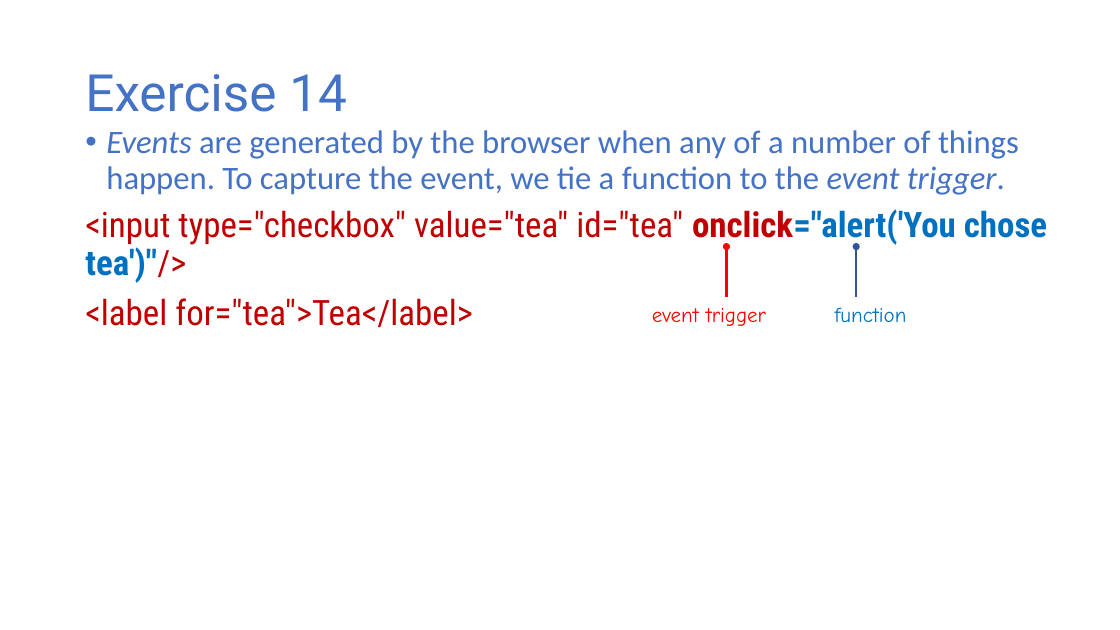
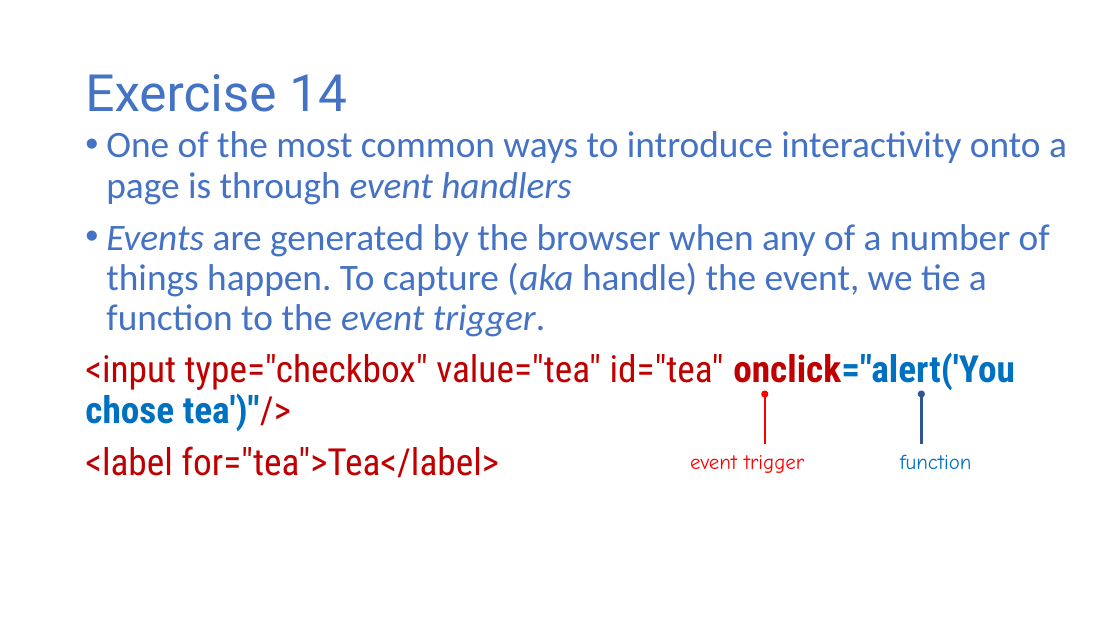
Before and after one commit to halbhelms/codingcareer, a slide deck: slide 34 of public/video-presentation/video-presentation.pptx (slide 25 before the commit). Drawn at 1120x630 pixels with LibreOffice and Linux fonts; fonts in the diff are those of the drawing. Boxes give left, top, right and bottom in pixels: in the first picture for what was removed or moved away, otherwise in the second. Text is boxed around its words. In the diff, an @@ line names an element or a change of style, - is before the commit and + after.

```diff
--- a/public/video-presentation/video-presentation.pptx
+++ b/public/video-presentation/video-presentation.pptx
@@ text at (106,131,1067,337): text changed; size 28 to 32 pt @@
-• Events are generated by the browser when any of a number of things happen. To capture the event, we tie a function to the event trigger.
+• One of the most common ways to introduce interactivity onto a page is through event handlers
+• Events are generated by the browser when any of a number of things happen. To capture (aka handle) the event, we tie a function to the event trigger.
@@ text at (85,352,1015,478): size 30 to 32 pt in "<input type="checkbox" value="tea" id="tea" onclick="alert(' ...", "<label for="tea">Tea</label>" @@
@@ arrow moved from (727, 297) - (727, 247) to (765, 444) - (765, 394) @@
@@ arrow moved from (856, 297) - (856, 247) to (922, 444) - (922, 394) @@
@@ text "event trigger": place and size @@
-text "event trigger" at (652,308,766,326)
+text "event trigger" at (690,455,804,473)
@@ text "function": place and size @@
-text "function" at (835,307,907,322)
+text "function" at (900,454,972,469)
```
Also in this commit, not shown: 19 other slides changed, 15 slides added, 2 other files.
